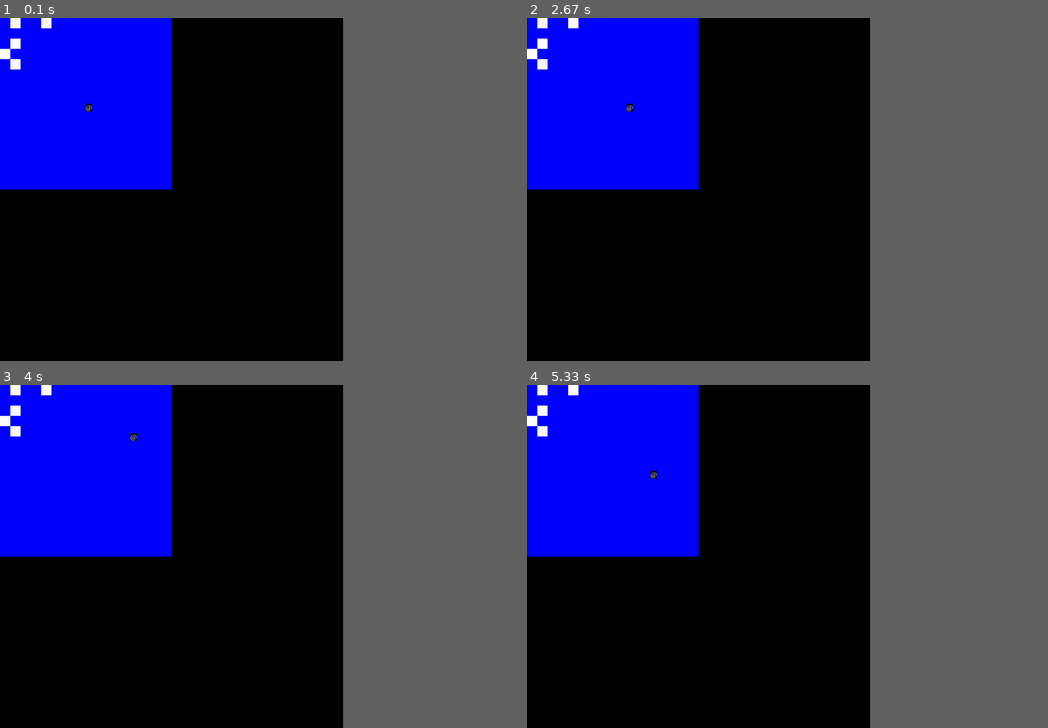
Above: before the commit, frames 1-4 (two rows, left to right).
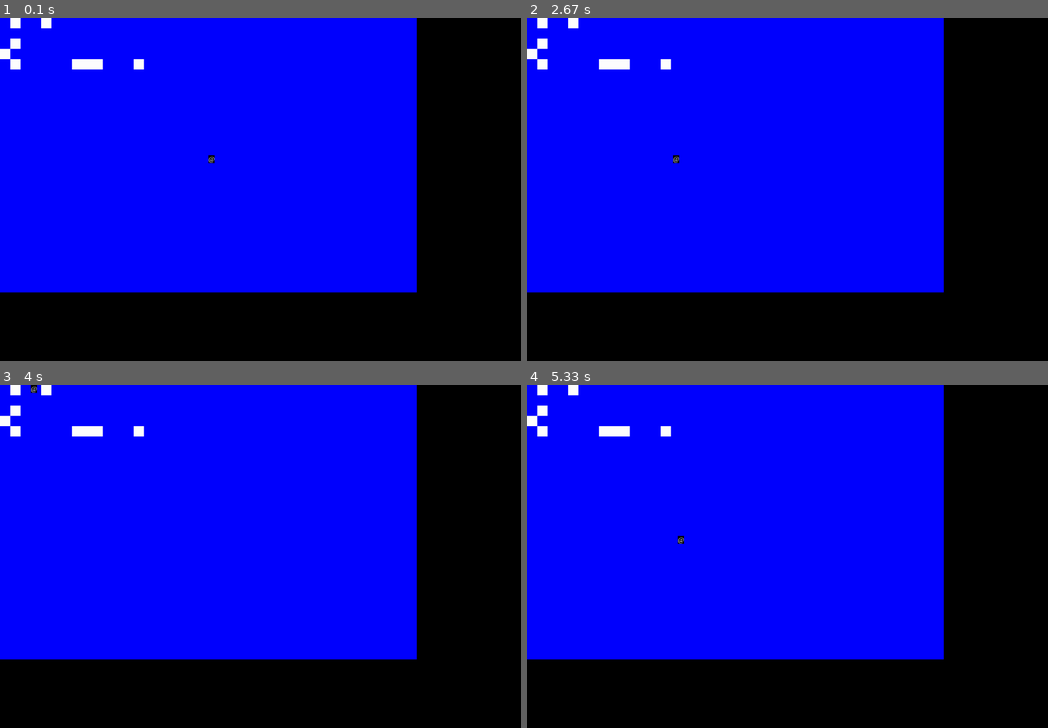
Above: after the commit, the same moments.

Repository: jankozuchowski/pygamengine
Game: pygame game, started from game.py
Same seed, same stepped clock (60 frames per second), same inputs: the game is played once before the commit and once after it.
Inputs:
- Up to frame 1 (0.1 s): no input
- Up to frame 2 (2.67 s): hold Right 0.33-0.8 s; hold Up 0.83-1.13 s; hold Right 1.17-1.63 s; hold Left 1.67-2.2 s; hold Down 2.23-2.53 s; hold Left from 2.57 s (still down)
- Up to frame 3 (4 s): release Left at 2.97 s; hold Up 3-3.37 s; hold Right from 3.4 s (still down)
- Up to frame 4 (5.33 s): release Right at 4.03 s; hold Down 4.07-4.43 s; hold Left 4.47-4.93 s; hold Right from 4.97 s (still down)
In our replay, the window is 592x592 before the commit and 899x592 after it. These sizes can differ from the game's own. Grey fills any space a smaller window leaves; there, only what the larger window draws over its background counts as a difference.

The runs differ from the first frame. In frame 1, 48% of the frame differs, in the area x 0-81%, y 0-81%; in frame 2, 48%; in frame 3, 48%; in frame 4, 48%.

Commit message:
Developed collision system, reworked move.

Diff:
--- a/actions/collide.py
+++ b/actions/collide.py
@@ -5,28 +5,43 @@
     def __init__(self, parent):
         self.parent = parent
 
-    def execute(self):
-        return self._colliding_with_siblings() or self._colliding_with_walls()
+    def execute(self, direction):
+        self._colliding_with_walls()
+        return self._colliding_with_siblings(direction)
 
-    def _colliding_with_siblings(self):
-        result = False
+    def _colliding_with_siblings(self, direction):
+        collided = False
         for sibling in self.parent.siblings:
             if sibling == self.parent:
                 continue
-            result = result or pygame.sprite.collide_rect(sibling, self.parent)
-        return result
+            collided = pygame.sprite.collide_rect(sibling, self.parent)
+            if collided:
+                self._fix_position(sibling, direction)
+        return collided
 
     def _colliding_with_walls(self):
-        max_x = self.parent.east_wall - self.parent.surface.get_rect().width
-        max_y = self.parent.south_wall - self.parent.surface.get_rect().height
-        min_x = 0
-        min_y = 0
-        if self.parent.x > max_x:
-            return True
-        if self.parent.x < min_x:
-            return True
-        if self.parent.y > max_y:
-            return True
-        if self.parent.y < min_y:
-            return True
-        return False
+        sprite = self.parent
+        if sprite.x + sprite.width > sprite.east_wall:
+            sprite.x = sprite.east_wall - sprite.width
+        if sprite.x < 0:
+            sprite.x = 0
+        if sprite.y + sprite.height > sprite.south_wall:
+            sprite.y = sprite.south_wall - sprite.height
+        if sprite.y < 0:
+            sprite.y = 0
+
+    def _fix_position(self, sibling, direction):
+        position = sibling.position
+        my_position = self.parent.position
+        if direction == 'W':
+            if my_position[0] < position[0] + position[2]:
+                self.parent.x = position[0] + position[2]
+        if direction == 'E':
+            if my_position[0] + my_position[2] > position[0]:
+                self.parent.x = position[0] - my_position[2]
+        if direction == 'N':
+            if my_position[1] < position[1] + position[3]:
+                self.parent.y = position[1] + position[3]
+        if direction == 'S':
+            if my_position[1] + my_position[3] > position[1]:
+                self.parent.y = position[1] - my_position[3]
--- a/actions/move.py
+++ b/actions/move.py
@@ -4,30 +4,33 @@
 class Move:
     def __init__(self, parent):
         self.parent = parent
-        self.direction = []
+        self.direction = {
+                'N': False,
+                'S': False,
+                'W': False,
+                'E': False,
+                }
         self.moving = True
         self.speed = parent.base_speed
         self.parent.collide = Collide(self.parent)
 
     def execute(self):
         if self.moving:
-            if 'N' in self.direction:
+            if self.direction['N']:
                 self.parent.y -= self.speed
-                if self.parent.collide.execute():
-                    self.parent.y += self.speed
-            if 'S' in self.direction:
+                self.parent.collide.execute('N')
+            if self.direction['S']:
                 self.parent.y += self.speed
-                if self.parent.collide.execute():
-                    self.parent.y -= self.speed
-            if 'W' in self.direction:
+                self.parent.collide.execute('S')
+            if self.direction['W']:
                 self.parent.x -= self.speed
-                if self.parent.collide.execute():
-                    self.parent.x += self.speed
-            if 'E' in self.direction:
+                self.parent.collide.execute('W')
+            if self.direction['E']:
                 self.parent.x += self.speed
-                if self.parent.collide.execute():
-                    self.parent.x -= self.speed
+                self.parent.collide.execute('E')
 
     def add_direction(self, direction):
-        if direction in ['N', 'S', 'W', 'E', []]:
-            self.direction = direction
+        self.direction[direction] = True
+
+    def remove_direction(self, direction):
+        self.direction[direction] = False
--- a/canvases/basecanvas.py
+++ b/canvases/basecanvas.py
@@ -10,8 +10,8 @@
         self.settings = settings
         self.x = position[0]
         self.y = position[1]
-        self.height = position[2]
-        self.width = position[3]
+        self.width = position[2]
+        self.height = position[3]
         self.surface = pygame.Surface((self.position[2], self.position[3]))
         self.sprites_without_collision = pygame.sprite.Group()
         self.sprites = pygame.sprite.Group()
--- a/canvases/board.py
+++ b/canvases/board.py
@@ -24,13 +24,13 @@
                 self,
             )
         )
-        self.add_sprite(
-            Npc(
-                NpcSettings(),
-                (500, 420, 30, 30),
-                self,
-            )
-        )
+#        self.add_sprite(
+#            Npc(
+#                NpcSettings(),
+#                (500, 420, 30, 30),
+#                self,
+#            )
+#        )
         self.loadMap = LoadMap(LoadMapSettings(), self)
         self.loadMap.load(first_week)
         self.update = BoardUpdater(self)
--- a/maps/first_week.py
+++ b/maps/first_week.py
@@ -1,5 +1,5 @@
-first_week = [['.', '-', '.', '.', '-'],
-              ['.', '.', '.', ',', '.'],
-              ['.', '-', '.', ',', '.'],
-              ['-', '.', '.', ',', '.'],
-              ['.', '-', '.', ',', ',']]
+first_week = [['.', '-', '.', '.', '-', '.', '.', '.', ',', '.', '.', '.', '.', ',', '.'],
+              ['.', '.', '.', ',', '.', '.', '.', '.', ',', '.', '.', '.', '.', ',', '.'],
+              ['.', '-', '.', ',', '.', '.', '.', '.', ',', '.', '.', '.', '.', ',', '.'],
+              ['-', '.', '.', ',', '.', '.', '.', '.', ',', '.', '.', '.', '.', ',', '.'],
+              ['.', '-', '.', ',', ',', '.', '.', '-', '-', '-', '.', '.', '.', '-', '.']]
--- a/settings/screen.py
+++ b/settings/screen.py
@@ -4,6 +4,6 @@
 class Settings:
     def __init__(self):
         self.fullscreen = False
-        self.width = 1000
+        self.width = 1520
         self.height = 1000
         self.bg_color = Colors.black.value
--- a/settings/sprites/player.py
+++ b/settings/sprites/player.py
@@ -3,7 +3,7 @@
 
 class Settings:
     def __init__(self):
-        self.speed = 5
+        self.speed = 20
         self.character = '@'
         self.color = Colors.white.value
         self.bg_color = Colors.black.value
--- a/sprites/player.py
+++ b/sprites/player.py
@@ -24,19 +24,17 @@
                 )
         self.input = PlayerCharacterInput(self)
 
-    def _switch_movement(self, key):
+    def stop_action(self, key):
         for action in self.playerActions:
             if action.value == key:
-                self._update_movement(action.name)
+                self.move.remove_direction(action.name)
+                self.move.moving = False
 
-    def _update_movement(self, direction):
-        if direction in self.move.direction:
-            self.move.direction.remove(direction)
-            if len(self.move.direction) == 0:
-                self.move.moving = False
-        else:
-            self.move.direction.append(direction)
-            self.move.moving = True
+    def start_action(self, key):
+        for action in self.playerActions:
+            if action.value == key:
+                self.move.add_direction(action.name)
+                self.move.moving = True
 
 
 class PlayerCharacterInput:
@@ -44,5 +42,7 @@
         self.parent = parent
 
     def execute(self, event):
-        if event.type == pygame.KEYDOWN or event.type == pygame.KEYUP:
-            self.parent._switch_movement(event.key)
+        if event.type == pygame.KEYDOWN:
+            self.parent.start_action(event.key)
+        if event.type == pygame.KEYUP:
+            self.parent.stop_action(event.key)
--- a/views/baseview.py
+++ b/views/baseview.py
@@ -10,8 +10,8 @@
         self.settings = settings
         self.x = position[0]
         self.y = position[1]
-        self.height = position[2]
-        self.width = position[3]
+        self.width = position[2]
+        self.height = position[3]
         self.surface = pygame.Surface((self.position[2], self.position[3]))
         self.views = []
         self.change_view = {
--- a/views/game.py
+++ b/views/game.py
@@ -11,5 +11,10 @@
                 pygame.K_ESCAPE: 'menu',
                 }
         self.add_view(
-                Board(Settings(), (0, 0, 500, 500))
+                Board(Settings(), (
+                    0,
+                    0,
+                    self.surface.get_rect().width / 10 * 8,
+                    self.surface.get_rect().height / 10 * 8,
+                    ))
                 )
